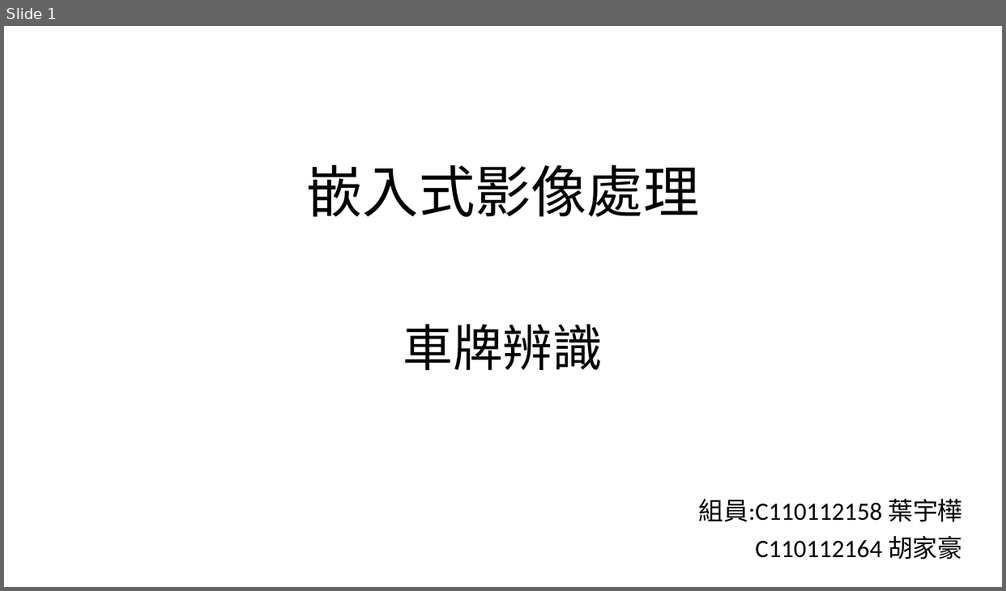
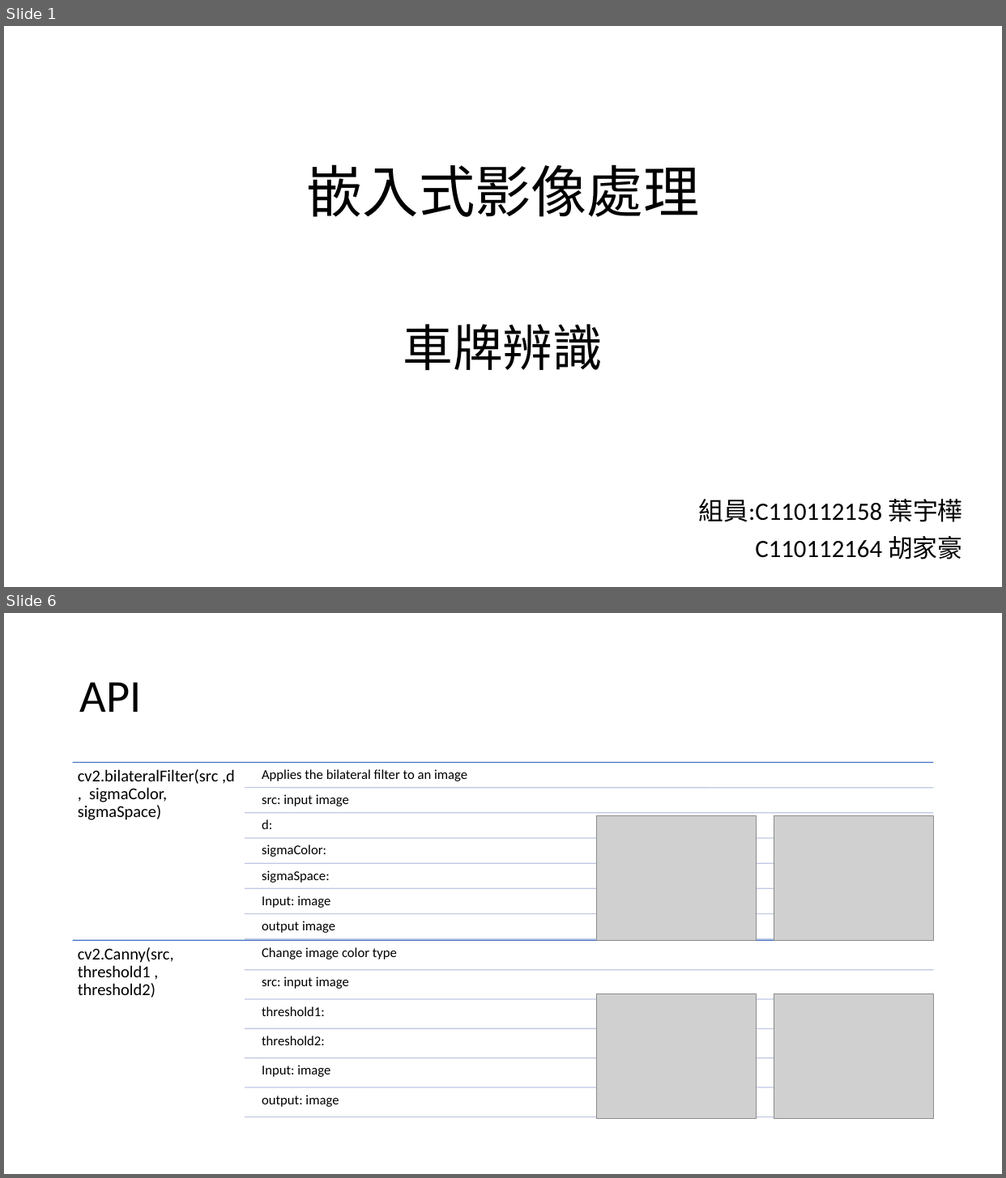
Before and after one commit to Koukya/Embedded-Image-Processing, a slide deck: 車牌辨識.pptx. Shown one above the other, each under a label of ours: slide 1 before the commit, slides 1 and 6 after it; the slides between them are not shown. The pictures are 1006x591 and 1006x1178 pixels, drawn with LibreOffice and Linux fonts; fonts in the diff are those of the drawing; grey boxes stand for pictures. Boxes give left, top, right and bottom in pixels: in the first picture for what was removed or moved away, otherwise in the second. Text is boxed around its words. In the diff, an @@ line names an element or a change of style, - is before the commit and + after.

```diff
--- a/車牌辨識.pptx
+++ b/車牌辨識.pptx
@@ slide 6 added at (4, 613, 1002, 1174), background #FFFFFF @@
@@ title added at (80, 682, 142, 712), 44 pt, text #000000 @@
+API
@@ picture added at (596, 815, 756, 941) @@
@@ picture added at (774, 815, 933, 941) @@
@@ picture added at (596, 994, 756, 1119) @@
@@ picture added at (774, 994, 933, 1119) @@
@@ group added at (73, 763, 934, 1118): 15 lines, 15 texts @@
+cv2.bilateralFilter(src ,d , sigmaColor, sigmaSpace)
+Applies the bilateral filter to an image
+src: input image
+d:
+sigmaColor:
+sigmaSpace:
+Input: image
+output image
+cv2.Canny(src, threshold1 , threshold2)
+Change image color type
+src: input image
+threshold1:
+threshold2:
+Input: image
+output: image
```
Also in this commit, not shown: 3 slides changed, 3 other slides added.
